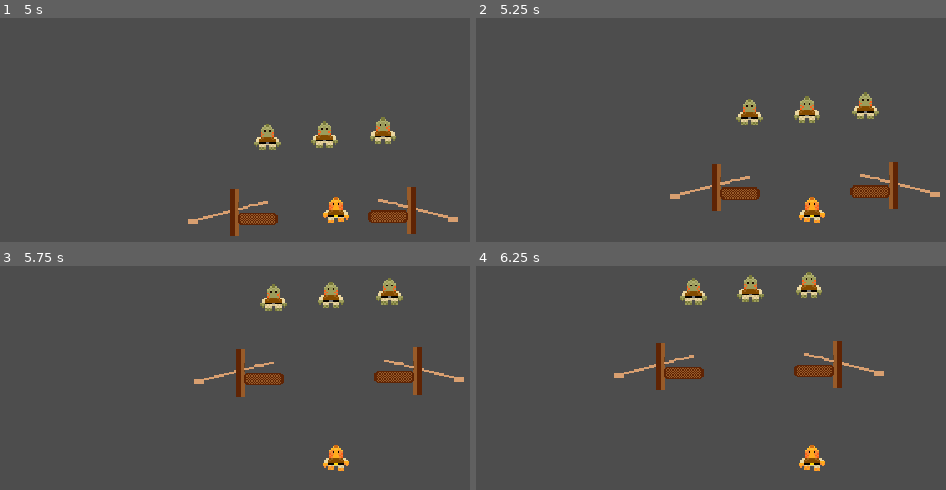
Above: before the commit, frames 1-4 (two rows, left to right).
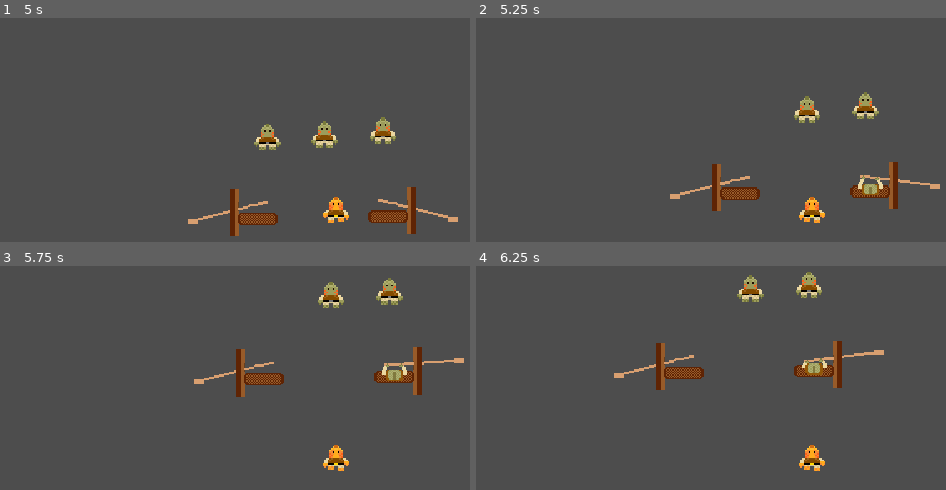
Above: after the commit, the same moments.

Repository: Splashy-Inc/splish-splashisson
Game: Godot game, scene res://Scenes/playground.tscn
Two runs of this game, one before a commit and one after it. Both use one fixed random seed, a clock stepped at 60 frames per second and the inputs below. The project has no main scene, so this scene is started directly.
Inputs:
- Up to frame 1 (5 s): tap Enter at 0.5 s; hold D (right) 0.53-1.28 s; tap U (unassign) at 0.6, 1.55, 2.3, 2.85, 3.6, 4.55 s; hold S (down) 1.28-2.03 s; tap I (interact) at 1.35, 4.35 s; hold D (right) 2.03-2.78 s; tap O (location) at 2.1 s; hold W (up) 2.78-3.53 s; hold A (left) from 3.53 s (still down)
- Up to frame 2 (5.25 s): release A (left) at 5.03 s; hold S (down) from 5.03 s (still down); tap O (location) at 5.1 s
- Up to frame 3 (5.75 s): keep holding S (down); tap U (unassign) at 5.3 s
- Up to frame 4 (6.25 s): release S (down) at 5.78 s; hold D (right) from 5.78 s (still down); tap U (unassign) at 5.85 s

Frame 1 is identical in both runs. In frame 2, 0.9% of the frame differs, in the area x 55-99%, y 36-80%; in frame 3, 1.0%; in frame 4, 1.0%, in the area x 43-87%, y 5-50%.

Commit message:
Set up assignment test
To be removed later when integrating player and crew respectively

Hiding crew currently only does so visually, but will have to updated when integrating crew with tasks

Diff:
--- a/Scenes/playground.tscn
+++ b/Scenes/playground.tscn
@@ -26,8 +26,9 @@
 [node name="LocationTest" type="Marker2D" parent="."]
 position = Vector2(722, 714)
 
-[node name="Task" parent="." instance=ExtResource("4_3xjf2")]
+[node name="Task" parent="." node_paths=PackedStringArray("test_assignee") instance=ExtResource("4_3xjf2")]
 position = Vector2(1049, 566)
+test_assignee = NodePath("../CrewMember")
 
 [node name="Task2" parent="." instance=ExtResource("4_3xjf2")]
 position = Vector2(736, 571)
--- a/task.gd
+++ b/task.gd
@@ -1,10 +1,12 @@
 extends StaticBody2D
 
+@export var test_assignee: Crew
 var assignee: Crew
+
 
 # Called when the node enters the scene tree for the first time.
 func _ready() -> void:
-	pass # Replace with function body.
+	_test_assignment()
 
 # Called every frame. 'delta' is the elapsed time since the previous frame.
 func _process(delta: float) -> void:
@@ -21,3 +23,14 @@
 		$AnimatedSprite2D.play("idle")
 
 	assignee = new_assignee
+
+func _test_assignment():
+	if test_assignee:
+		print(self, " waiting 5 seconds to assign ", test_assignee)
+		await get_tree().create_timer(5).timeout
+		set_assignee(test_assignee)
+		print(test_assignee, " assigned to ", self)
+		print(self, " waiting 5 seconds to unassign ", test_assignee)
+		await get_tree().create_timer(5).timeout
+		set_assignee(null)
+		print(test_assignee, " unassigned from ", self)
